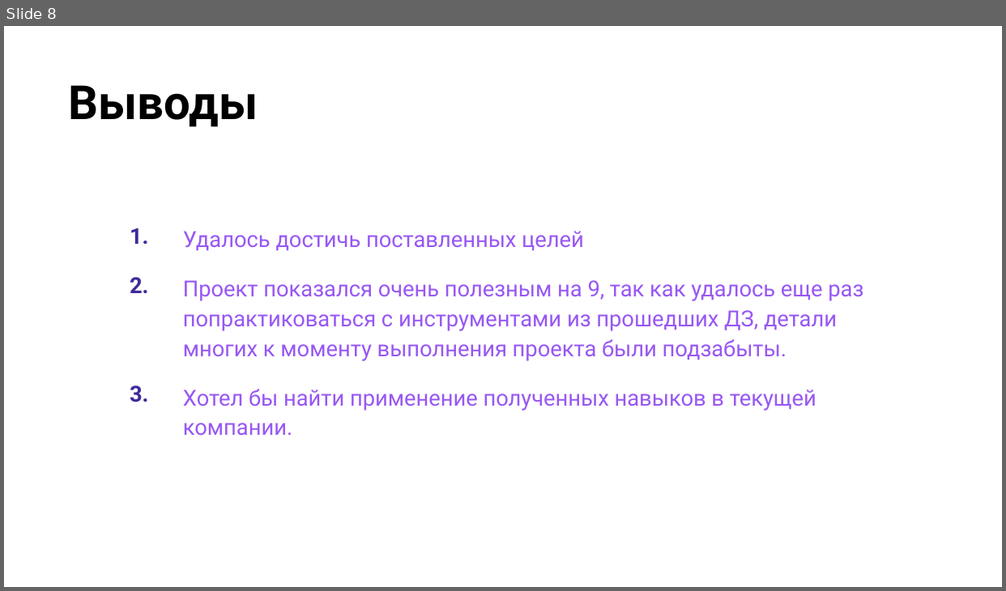
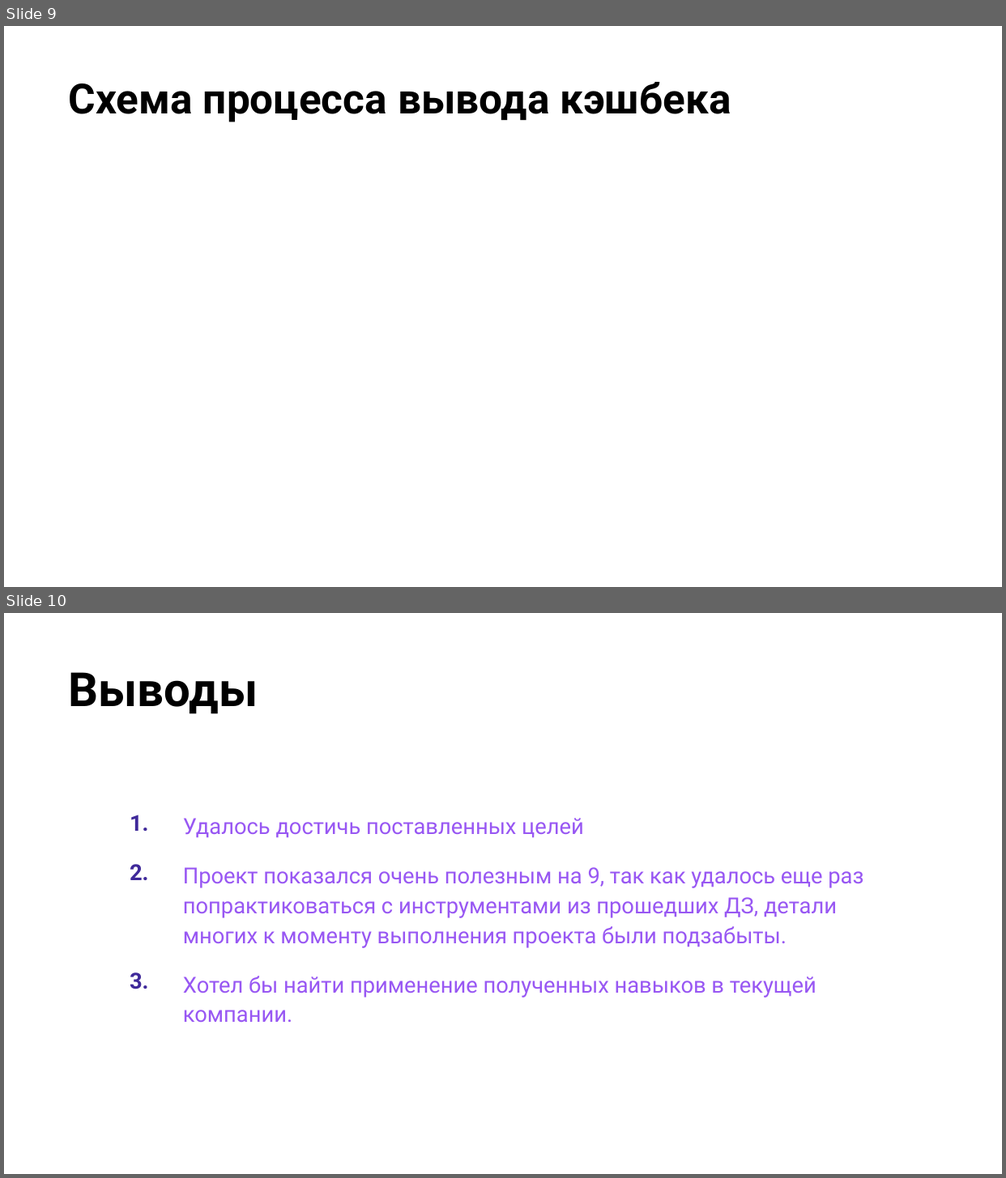
Before and after one commit to Shkuryn/otus_project, a slide deck: doc/СкидочнаяСистема.pptx. Shown one above the other, each under a label of ours: slide 8 before the commit, slides 9 and 10 after it. The pictures are 1006x591 and 1006x1178 pixels, drawn with LibreOffice and Linux fonts; fonts in the diff are those of the drawing; background and template pictures are left out. Boxes give left, top, right and bottom in pixels: in the first picture for what was removed or moved away, otherwise in the second. Text is boxed around its words. In the diff, an @@ line names an element or a change of style, - is before the commit and + after.

```diff
--- a/doc/СкидочнаяСистема.pptx
+++ b/doc/СкидочнаяСистема.pptx
@@ slide 9 added at [4,26,1002,587], background picture (left out) @@
@@ title added at [69,82,731,122], 30 pt, text #000000, bold @@
+Схема процесса вывода кэшбека
@@ what was slide 8 is now slide 10 @@
```
Also in this commit, not shown: 1 other slide added, 6 other files.
